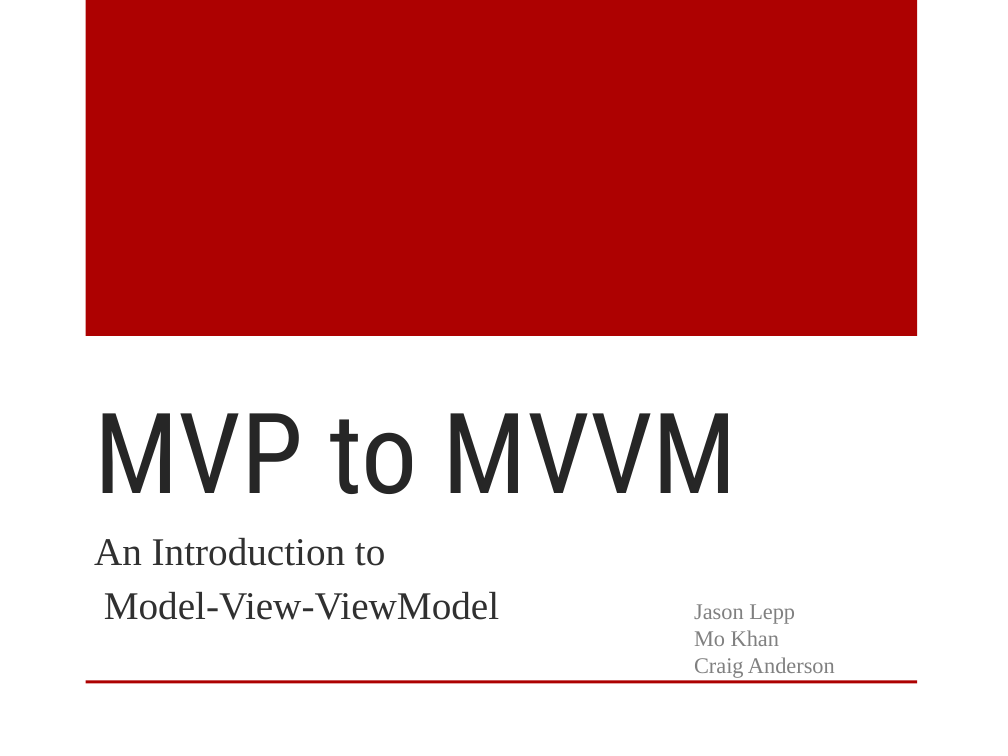
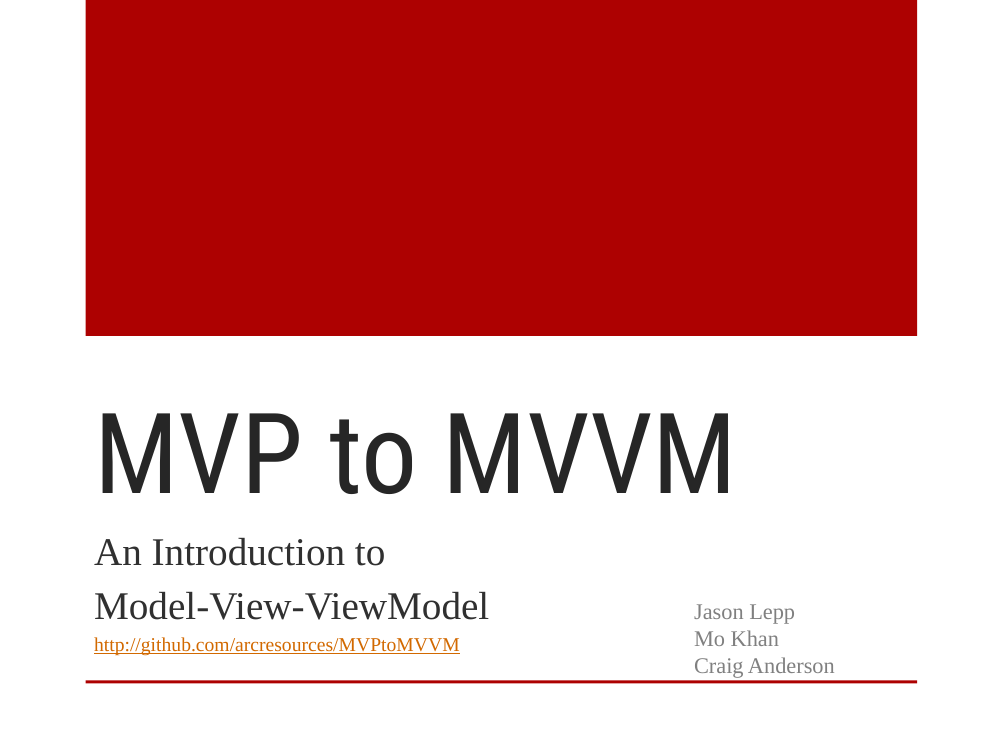
Before and after one commit to arcresources/MVPtoMVVM, a slide deck: slide 1 of docs/MVP to MVVM.pptx. Drawn at 1008x756 pixels with LibreOffice and Linux fonts; fonts in the diff are those of the drawing; background and template pictures are left out. Boxes give left, top, right and bottom in pixels: in the first picture for what was removed or moved away, otherwise in the second. Text is boxed around its words. In the diff, an @@ line names an element or a change of style, - is before the commit and + after.

```diff
--- a/docs/MVP to MVVM.pptx
+++ b/docs/MVP to MVVM.pptx
@@ subtitle at [94, 637, 460, 656]: paragraph added @@
+http://github.com/arcresources/MVPtoMVVM
```
Also in this commit, not shown: 6 other slides changed, 2 slides added, 1 slide removed, 2 other files.
